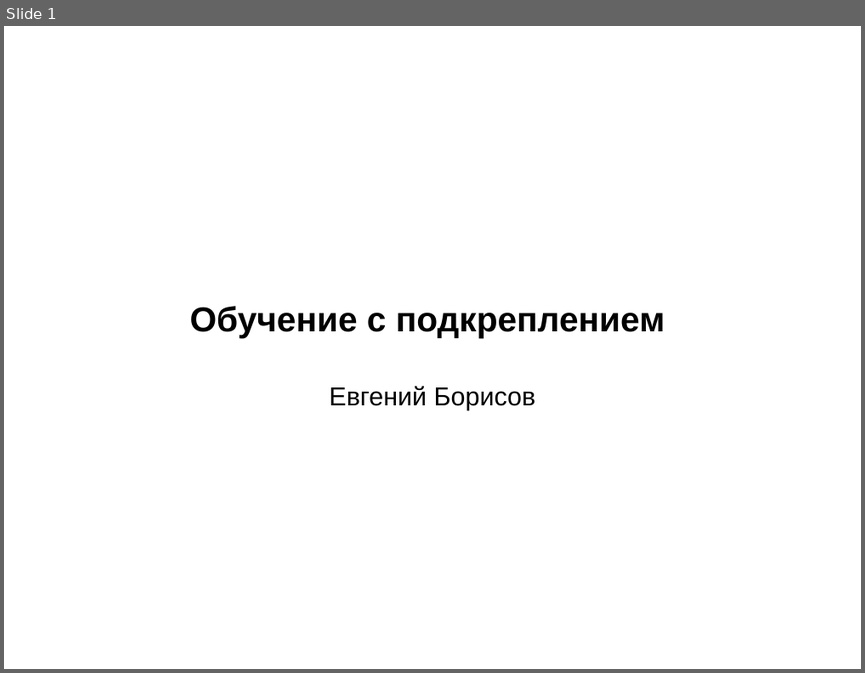
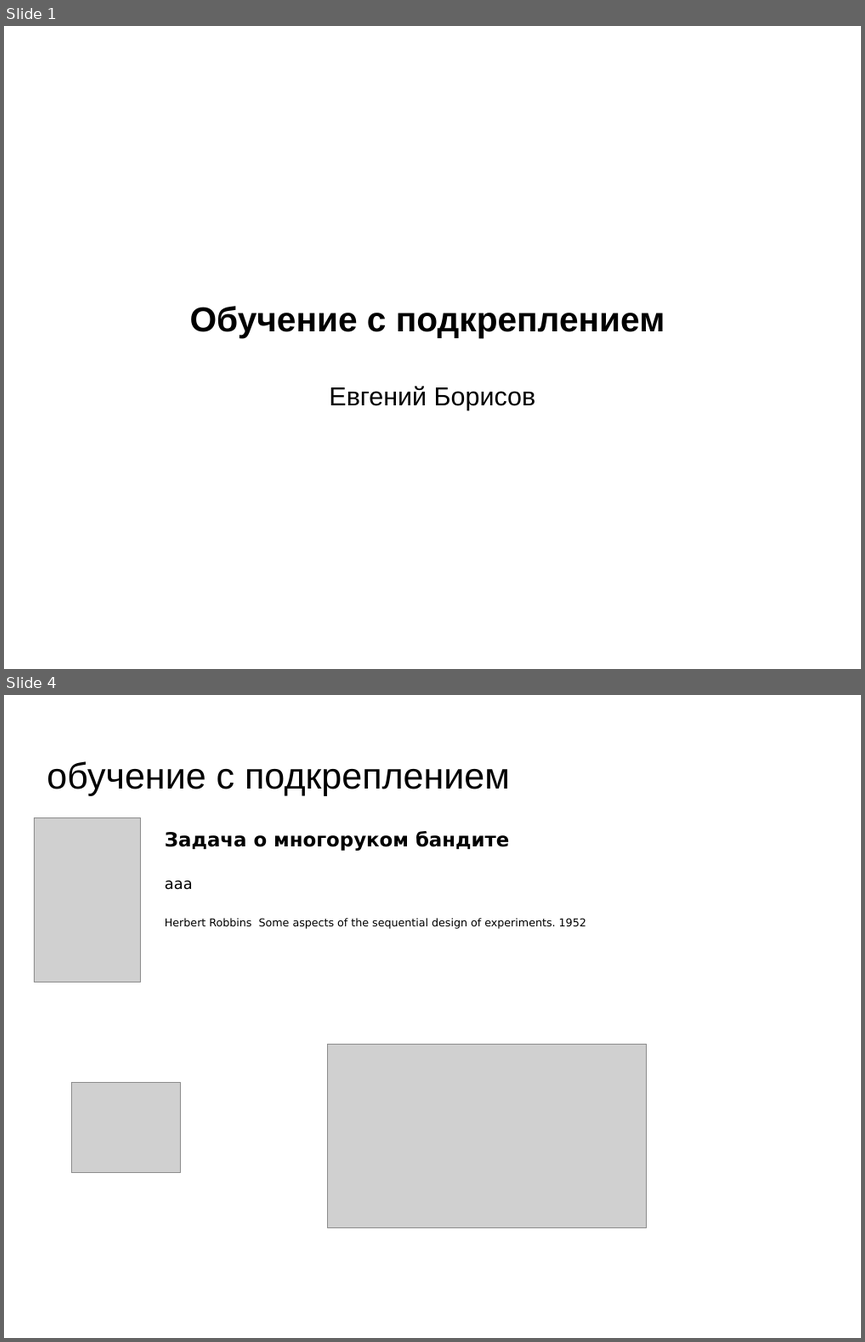
Before and after one commit to mechanoid5/ml_lectorium_legacy, a slide deck: 34-reinforcement-learning.odp. Shown one above the other, each under a label of ours: slide 1 before the commit, slides 1 and 4 after it; the slides between them are not shown. The pictures are 865x673 and 865x1342 pixels, drawn with LibreOffice and Linux fonts; fonts in the diff are those of the drawing; grey boxes stand for pictures; background and template pictures are left out. Boxes give left, top, right and bottom in pixels: in the first picture for what was removed or moved away, otherwise in the second. Text is boxed around its words. In the diff, an @@ line names an element or a change of style, - is before the commit and + after.

```diff
--- a/34-reinforcement-learning.odp
+++ b/34-reinforcement-learning.odp
@@ slide 4 added at [4,695,861,1338], background picture (left out) @@
@@ title added at [46,761,510,796], 33.9 pt, text #000000 @@
+обучение с подкреплением
@@ picture added at [35,817,141,981] @@
@@ text added at [165,831,586,929], 10 pt, text #000000 @@
+Задача о многоруком бандите
+aaa
+Herbert Robbins Some aspects of the sequential design of experiments. 1952
@@ picture added at [328,1044,647,1228] @@
@@ picture added at [72,1083,181,1173] @@
```
Also in this commit, not shown: 1 slide changed, 4 other slides added.
